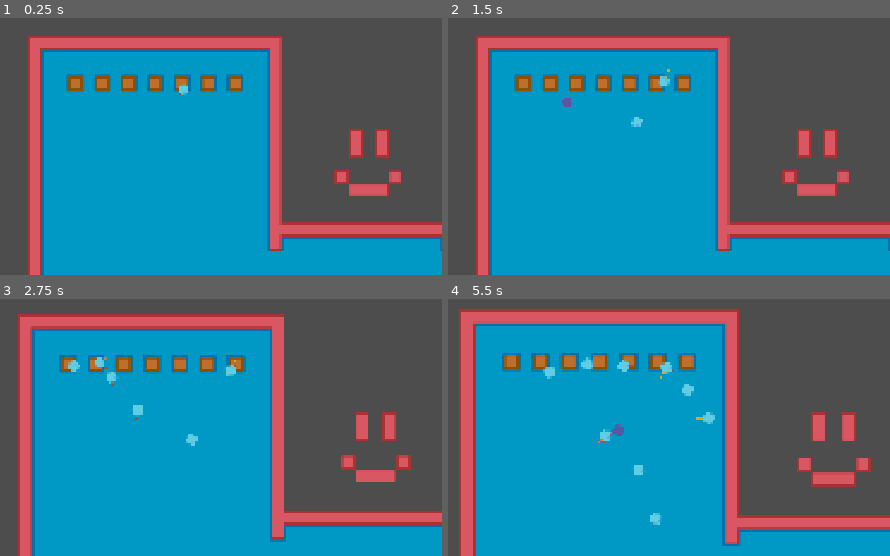
Above: before the commit, frames 1-4 (two rows, left to right).
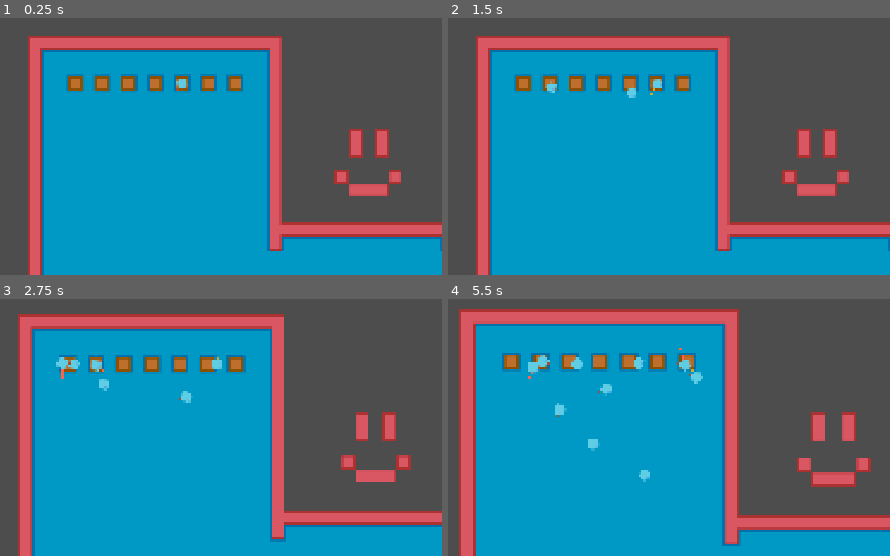
Above: after the commit, the same moments.

Repository: djairoh/crowdSim
Game: Godot game, scene res://scenes/crowd_manager.tscn
Two runs of this game, one before a commit and one after it. Both use one fixed random seed, a clock stepped at 60 frames per second and the inputs below.
Inputs (mouse positions are in pixels of both pictures, inside the frame that each line leads up to):
- Up to frame 1 (0.25 s): no input
- Up to frame 2 (1.5 s): drag from (633, 97) to (outside the picture) at 0.52 s; drag from (562, 97) to (448, 138) at 1.27 s
- Up to frame 3 (2.75 s): move the mouse to (225, 373) at 2.02 s; hold Mouse wheel up (zoomIn) from 2.03 s (still down); click (225, 373) at 2.17 s
- Up to frame 4 (5.5 s): release Mouse wheel up (zoomIn) at 2.75 s; drag from (549, 363) to (638, 440) at 2.77 s; drag from (576, 388) to (646, 491) at 3.52 s; drag from (558, 365) to (633, 466) at 4.27 s; move the mouse to (615, 417) at 5.02 s; hold Mouse wheel up (zoomIn) from 5.03 s (still down); click (615, 417) at 5.17 s

The runs differ from the first frame. In frame 1, 0.1% of the frame differs, in the area x 39-43%, y 23-30%; in frame 2, 0.5%; in frame 3, 0.9%; in frame 4, 1.9%, in the area x 18-61%, y 19-88%.
Error before the commit: Invalid access to property or key 'global_position' on a base object of type 'Nil'. (res://scenes/repulsion.gd:43)

Commit message:
Add repulsion to other agent and remove godot collision with agent

Diff:
--- a/scenes/crowd_agent.tscn
+++ b/scenes/crowd_agent.tscn
@@ -3,7 +3,7 @@
 [ext_resource type="Script" uid="uid://blthnj4s1sbty" path="res://scripts/Agent.gd" id="1_ptrki"]
 [ext_resource type="Texture2D" uid="uid://cityckkmrdadx" path="res://assets/human.png" id="2_w8vvl"]
 [ext_resource type="Script" uid="uid://d0713vbx6jhyy" path="res://scripts/forces.gd" id="3_xis0x"]
-[ext_resource type="Script" uid="uid://cxwd60an63i7t" path="res://scenes/repulsion.gd" id="4_qt0yl"]
+[ext_resource type="Script" uid="uid://cxwd60an63i7t" path="res://scripts/repulsion.gd" id="4_qt0yl"]
 
 [sub_resource type="CircleShape2D" id="CircleShape2D_utciu"]
 resource_local_to_scene = true
@@ -17,7 +17,6 @@
 
 [node name="Agent" type="CharacterBody2D" unique_id=603397563 groups=["agent"]]
 collision_layer = 2
-collision_mask = 3
 input_pickable = true
 motion_mode = 1
 safe_margin = 3.683
@@ -82,8 +81,11 @@
 script = ExtResource("4_qt0yl")
 
 [node name="RepulsionArea2D" type="Area2D" parent="Repulsion" unique_id=1319361761]
+collision_layer = 0
+collision_mask = 2
 
 [node name="CollisionShape2D" type="CollisionShape2D" parent="Repulsion/RepulsionArea2D" unique_id=1061434868]
+unique_name_in_owner = true
 shape = SubResource("CircleShape2D_6u5ao")
 debug_color = Color(0.7618129, 0.44940877, 0.1152795, 0.41960785)
 
--- a/scripts/Agent.gd
+++ b/scripts/Agent.gd
@@ -4,7 +4,9 @@
 # this class models an individual in a crowd
 
 @onready var forces = $Forces
-@export var movement_speed: float = 32.0
+@onready var repulsion = $Repulsion
+@export var max_speed: float = 32.0
+@export var acceleration: float = 10.0
 @export var max_movement: float = 10
 
 # refing to parent nodes like this is bad practice, but who caresssss
@@ -13,6 +15,7 @@
 var goal: Vector2
 var desired_rotation: float = self.rotation
 var desired_velocity: Vector2 = Vector2.ZERO
+var current_speed: float = 0.0
 
 func _ready():
 	start_position = global_position
@@ -33,14 +36,52 @@
 func _physics_process(delta):
 	self.desired_velocity = (
 		forces.get_desired_direction()
-		* movement_speed
+		* max_speed
 	)
 
+	# Eq. (1) + Eq. (2)
 	var f_to = forces.get_total_force(true)
 
+	# Eq. (10)
+	var r_i = repulsion.get_total_repulsion(true)
+
+	# α represents whether the agent will move in this step in
+	# its desired direction of movement or instead be pushed
+	# by a repulsion force.
+	var alpha_i: float = 1.0
+	if r_i.length_squared() > 0.0001:
+		alpha_i = 0.0
+
+	# TODO: CHANGE beta_i to represent falling agents
+	var beta_i: float = 0.0
+
+	# Update v_i[n].
+	# v_i[n] = min(v_i[n-1] + aT, v_i_MAX)
+	current_speed = min(current_speed + acceleration * delta, max_speed)
+
+	# Simplified Eq. (3), beta_i = 0
+	# Paper uses equation to get desired position p_i[n+1]
+	# But Godot move_and_slide requires velocity, which is obtained from displacement
+	# So we modify this equation to get the displacement instead
+	# displacement = alpha_i * v_i[n] * f_to * T + r_i
+	var displacement: Vector2 = (
+		alpha_i
+		* current_speed
+		* f_to
+		* delta
+		+ r_i
+	)
+
 	# TODO: position calculation is not implemented as it is in the paper.
-	velocity = f_to * movement_speed
-	self.desired_rotation = atan2(velocity.y, velocity.x)
+	#velocity = f_to * max_speed
+
+	# Position calculation adapted from the paper
+	velocity = displacement / delta
+
+	# Only update rotation when moving
+	if velocity.length_squared() > 0.0001:
+		self.desired_rotation = atan2(velocity.y, velocity.x)
+
 	move_and_slide()
 	queue_redraw()
 
--- a/scripts/forces.gd
+++ b/scripts/forces.gd
@@ -193,7 +193,6 @@
 		# Eq. (7)
 		F_ot += t_j * w_d_i * w_o_i
 
-
 func get_right_vector(direction: Vector2) -> Vector2:
 	var forward :Vector2 = direction.normalized()
 	return Vector2(-forward.y, forward.x)
--- a/scenes/repulsion.gd
+++ b/scripts/repulsion.gd
@@ -5,42 +5,42 @@
 
 # HiDAC Repulsion forces Eq. 10 - 13
 
-# Obtained given an agent diameter represents 0.5m in real life.
-# Given agent diameter = 12 pixels
-# 12 / 0.5 = 24
-const PIXELS_PER_METER: float = 24
-
-const AGENT_RADIUS_PIXEL: float = 6.0
-const AGENT_RADIUS_M: float = 0.25
-
-# Total repulsion force of agent i
-# Result of Eq. (10)
-var r_i: Vector2 = Vector2.ZERO
+const AGENT_RADIUS: float = 6.0
 
 # Repuslion Forces
 var F_r_wa: Vector2 = Vector2.ZERO
 var F_r_ob: Vector2 = Vector2.ZERO
 var F_r_ot: Vector2 = Vector2.ZERO
 
+@onready var parent: CrowdAgent = get_parent()
+@onready var repulsion_collision: CollisionShape2D = %CollisionShape2D
+
 # Agent's Repulsion Area collision box radius currently set to the same size as Agent radius
 # Agent's personal space (ε_i)
-@export var personal_space_pixel: float = 0.0
-@export var personal_space_m: float = 0.0
+# ε_i
+@export var personal_space: float = 0.0:
+	set(value):
+		personal_space = max(value, 0.0)
 
-@onready var parent: CrowdAgent = get_parent()
+		if is_node_ready():
+			_update_repulsion_area()
+
 
 # track overlapping obstacles and agents
 var overlapping_obstacles: Dictionary = {}
 var overlapping_agents: Dictionary = {}
 
-# TODO: Maybe put this in a utils file somewhere...
-func pixels_to_meters(pixels: float) -> float:
-	return pixels / PIXELS_PER_METER
+func _ready() -> void:
+	_update_repulsion_area()
 
-func meters_to_pixels(meters: float) -> float:
-	return meters * PIXELS_PER_METER
+# Update agent repulsion area
+func _update_repulsion_area() -> void:
+	var shape := repulsion_collision.shape as CircleShape2D
 
-var p_i: Vector2 = parent.global_position
+	if shape == null:
+		return
+
+	shape.radius = AGENT_RADIUS + personal_space
 
 func _update_repulsion():
 	# update all forces. makes sure we're on the same page (will be useful if we later decide we don't want to update all forces every frame)
@@ -56,11 +56,11 @@
 	# Lambda gives walls/static obstacles priority over agents.
 	var lambda: float = 1.0
 	# Paper explicitly states lambda = 0.3 when wall or obstacle repulsion exists
-	if F_r_wa.length_squared() >=0 or F_r_ob.length_squared() >=0:
+	if F_r_wa.length_squared() > 0 or F_r_ob.length_squared() > 0:
 		lambda = 0.3
 
 	# Eq. (10)
-	return (F_r_wa + F_r_ot + F_r_ob*lambda).normalized()
+	return F_r_wa + F_r_ob + (lambda * F_r_ot)
 
 # TODO: Wall repulsion
 func calculate_wall_repulsion():
@@ -69,33 +69,36 @@
 
 # TODO: Other object repulsion. get object actual radii?
 func calculate_object_repulsion():
+	F_r_ob = Vector2.ZERO
+
 	for obstacle in overlapping_obstacles:
-		if not is_instance_id_valid(obstacle):
+		if not is_instance_valid(obstacle):
 			continue
 
+		var p_i: Vector2 = parent.global_position
 		var p_k: Vector2 = obstacle.global_position
 
 		# p_i - p_k
 		var away_vector: Vector2 = p_i - p_k
 
 		# Distance between center of agent i and obstacle k
-		var d_ki_m: float = pixels_to_meters(away_vector.length())
-		if d_ki_m <= 0.0001:
+		var d_ki: float = (away_vector.length())
+		if d_ki <= 0.0001:
 			continue
 
 		# Radii of agent
-		var r_i_m: float = AGENT_RADIUS_M
+		var r_i: float = AGENT_RADIUS
 
 		# Radii of obstacle k
 		# TODO: get an actual one
-		var r_d_m: float = AGENT_RADIUS_M
+		var r_d: float = AGENT_RADIUS
 
 		# Calculating amount of overlap
 		# r_i + ε_i + r_d - d_ki
-		var overlap_m: float = r_i_m + personal_space_m + r_d_m - d_ki_m
+		var overlap: float = r_i + personal_space + r_d - d_ki
 
 		 # Only check if personal space overlap
-		if overlap_m <= 0.0:
+		if overlap <= 0.0:
 			continue
 
 		# Calculating direction away from k
@@ -104,38 +107,40 @@
 		var direction_away = away_vector.normalized()
 
 		# Eq. (12)
-		F_r_ob += direction_away * overlap_m
+		F_r_ob += direction_away * overlap
 	return
 
 # Other agent repulsion
 func calculate_other_agent_repulsion():
+	F_r_ot = Vector2.ZERO
 	for other_agent in overlapping_agents:
-		if not is_instance_id_valid(other_agent):
+		if not is_instance_valid(other_agent):
 			continue
 
 		if other_agent == parent:
 			continue
 
+		var p_i: Vector2 = parent.global_position
 		var p_j: Vector2 = other_agent.global_position
 
 		# p_i - p_j
 		var away_vector: Vector2 = p_i - p_j
 
 		# Distance between center of agent i and j
-		var d_ji_m: float = pixels_to_meters(away_vector.length())
-		if d_ji_m <= 0.0001:
+		var d_ji: float = away_vector.length()
+		if d_ji <= 0.0001:
 			continue
 
 		# Radii of agents
-		var r_i_m: float = AGENT_RADIUS_M
-		var r_j_m: float = AGENT_RADIUS_M
+		var r_i: float = AGENT_RADIUS
+		var r_j: float = AGENT_RADIUS
 
 		# Calculating amount of overlap
 		# r_i + ε_i + r_j - d_ji
-		var overlap_m: float = r_i_m + personal_space_m + r_j_m - d_ji_m
+		var overlap: float = r_i + personal_space + r_j - d_ji
 
 		 # Only check if personal space overlap
-		if overlap_m <= 0.0:
+		if overlap <= 0.0:
 			continue
 
 		# Calculating direction away from j
@@ -144,15 +149,24 @@
 		var direction_away = away_vector.normalized()
 
 		# Eq. (13)
-		F_r_ot += direction_away * overlap_m
+		F_r_ot += direction_away * overlap
+
+func _draw():
+	# not technically an internal function as Node2D is not a canvasitem. we call this function from the parent instead.
+	if parent:
+		parent.draw_line(Vector2(0,0), F_r_wa*10, Color.REBECCA_PURPLE, 1.0)
+		parent.draw_line(Vector2(0,0), F_r_ob*10, Color.BLUE_VIOLET, 1.0)
+		parent.draw_line(Vector2(0,0), F_r_ob*10, Color.WEB_PURPLE, 1.0)
 
 func _on_repulsion_area_2d_body_entered(body: Node2D) -> void:
 	if body == parent:
 		return
+
 	if body.is_in_group("agent"):
 		overlapping_agents.get_or_add(body, null)
 	elif body.is_in_group("obstacle"):
 		overlapping_obstacles.get_or_add(body, null)
+
 
 func _on_repulsion_area_2d_body_exited(body: Node2D) -> void:
 	if body.is_in_group("agent"):
Renamed: scenes/repulsion.gd.uid -> scripts/repulsion.gd.uid
